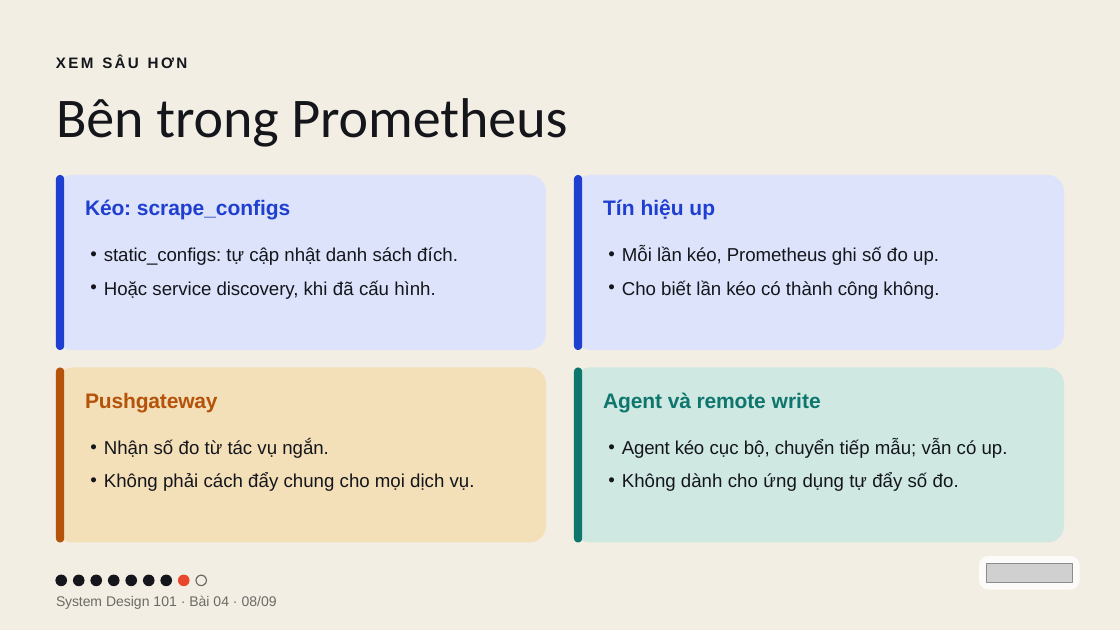
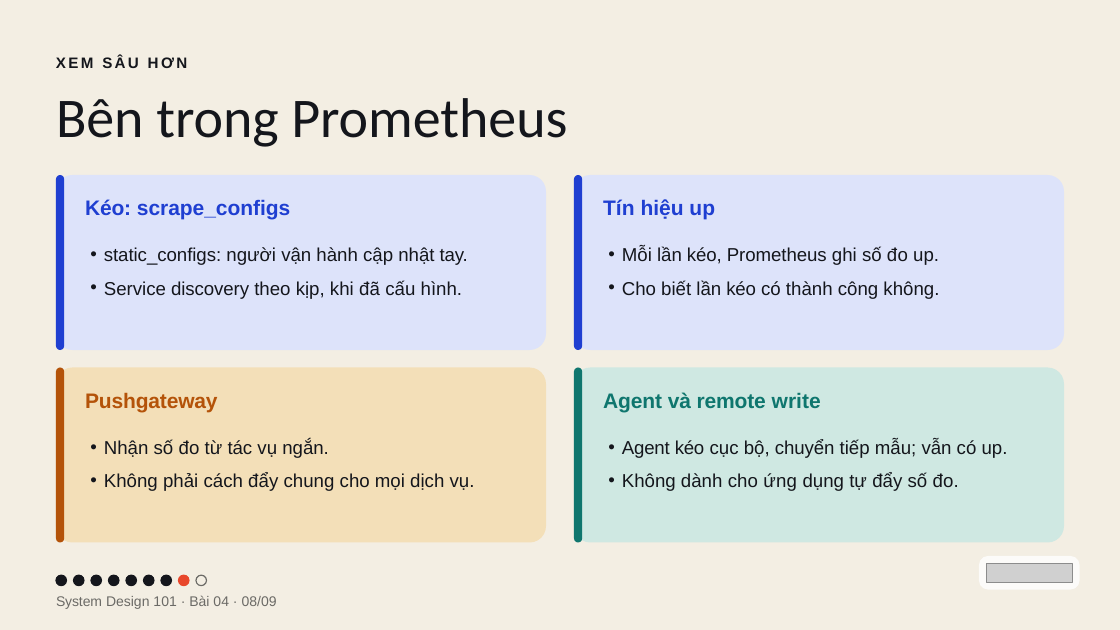
Before and after one commit to vohoailinh90/tool-marketing-studio, a slide deck: slide 8 of system-design-101/vi/lessons/sd-13-004/slides/sd-13-004.pptx. Drawn at 1120x630 pixels with LibreOffice and Linux fonts; fonts in the diff are those of the drawing; grey boxes stand for pictures. Boxes give left, top, right and bottom in pixels: in the first picture for what was removed or moved away, otherwise in the second. Text is boxed around its words. In the diff, an @@ line names an element or a change of style, - is before the commit and + after.

```diff
--- a/system-design-101/vi/lessons/sd-13-004/slides/sd-13-004.pptx
+++ b/system-design-101/vi/lessons/sd-13-004/slides/sd-13-004.pptx
@@ text at bbox=[104, 247, 468, 299]: text changed @@
-• static_configs: tự cập nhật danh sách đích.
-• Hoặc service discovery, khi đã cấu hình.
+• static_configs: người vận hành cập nhật tay.
+• Service discovery theo kịp, khi đã cấu hình.
```
